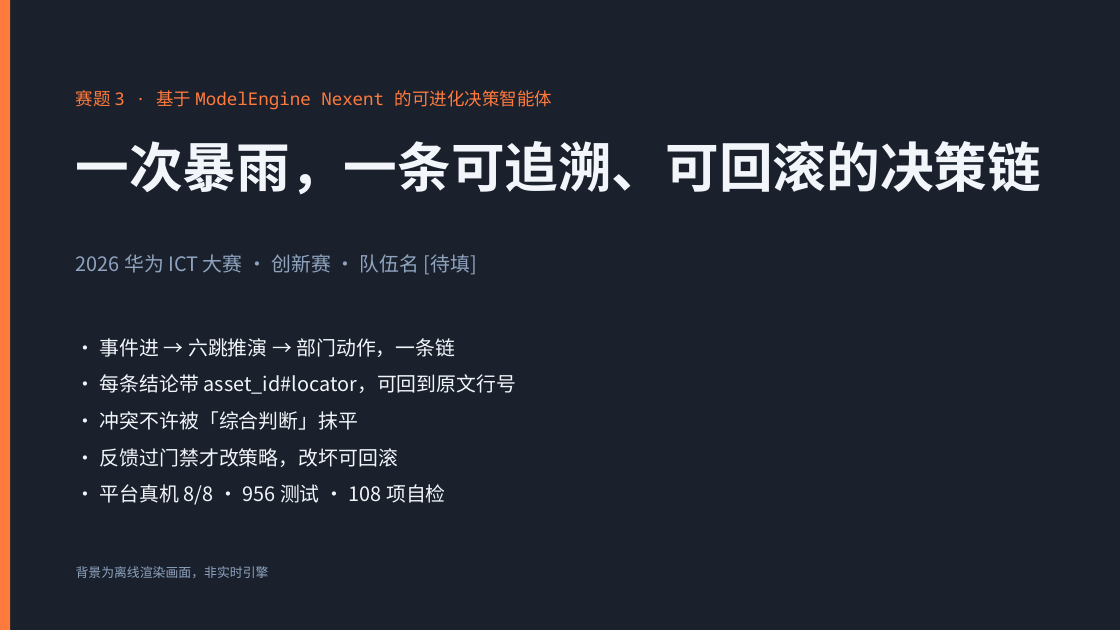
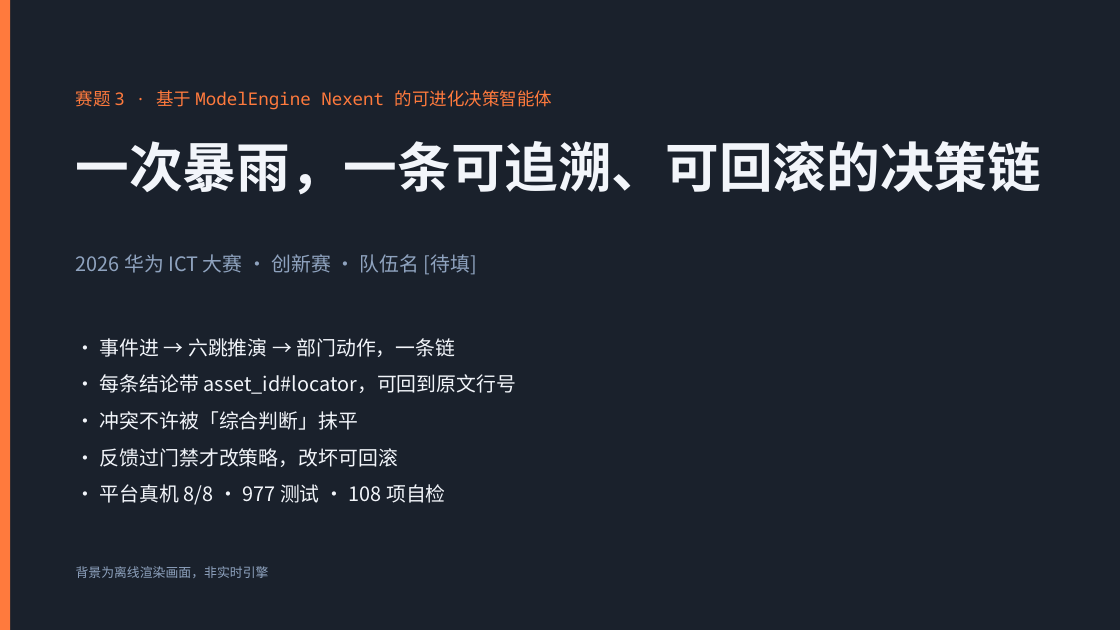
Before and after one commit to May18th/ICT, a slide deck: slide 1 of docs/competition/初赛答辩-PPT-v0.1.pptx. Drawn at 1120x630 pixels with LibreOffice and Linux fonts; fonts in the diff are those of the drawing; background and template pictures are left out; a plain dark background stands for a picture behind light text. Boxes give left, top, right and bottom in pixels: in the first picture for what was removed or moved away, otherwise in the second. Text is boxed around its words. In the diff, an @@ line names an element or a change of style, - is before the commit and + after.

```diff
--- a/docs/competition/初赛答辩-PPT-v0.1.pptx
+++ b/docs/competition/初赛答辩-PPT-v0.1.pptx
@@ text at [100,484,446,505]: text changed @@
-· 平台真机 8/8 · 956 测试 · 108 项自检
+· 平台真机 8/8 · 977 测试 · 108 项自检
```
Also in this commit, not shown: 1 other slide changed, 23 other files.
